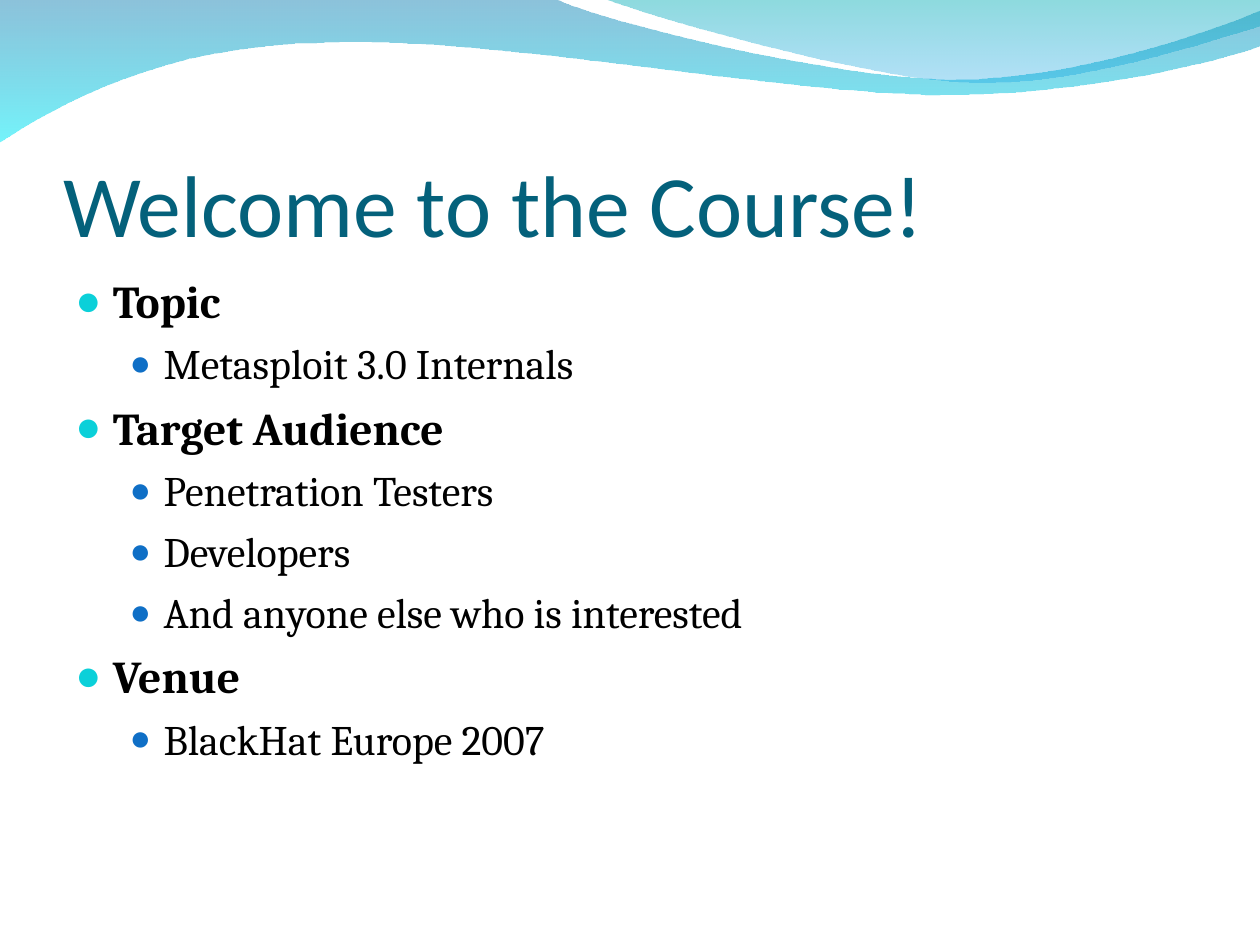
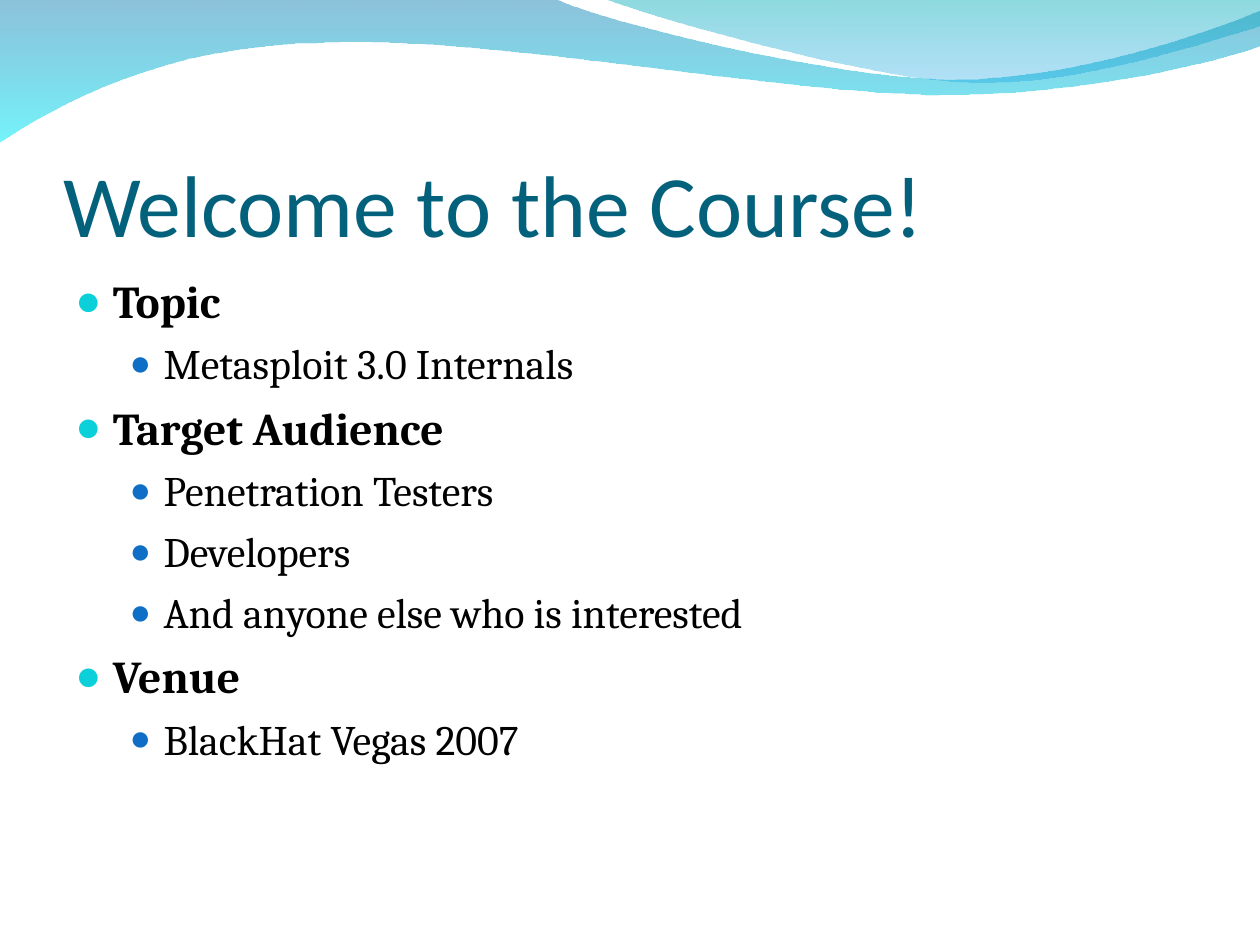
Before and after one commit to bedestall5/metasploit-framework, a slide deck: slide 2 of dev/materials/msf3_internals_training/slides/bh_training_deck.ppt. Drawn at 1260x945 pixels with LibreOffice and Linux fonts; fonts in the diff are those of the drawing; background and template pictures are left out. Boxes give left, top, right and bottom in pixels: in the first picture for what was removed or moved away, otherwise in the second. Text is boxed around its words. In the diff, an @@ line names an element or a change of style, - is before the commit and + after.

```diff
--- a/dev/materials/msf3_internals_training/slides/bh_training_deck.ppt
+++ b/dev/materials/msf3_internals_training/slides/bh_training_deck.ppt
@@ text at box(164, 725, 519, 765): text changed @@
-  ● BlackHat Europe 2007
+  ● BlackHat Vegas 2007
```
Also in this commit, not shown: 2 other slides changed.
